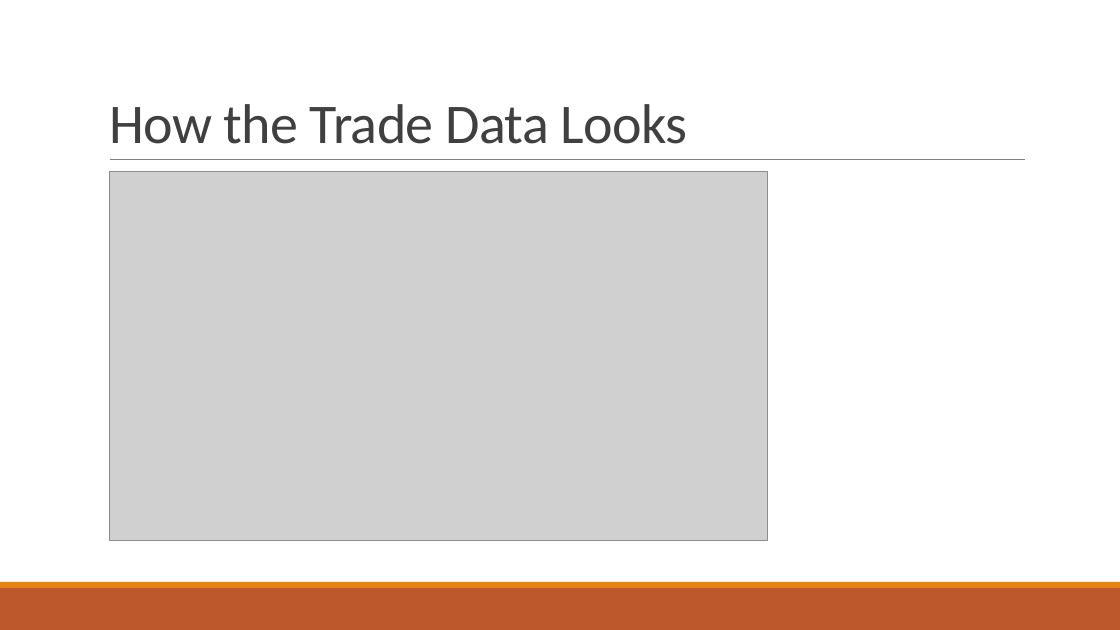
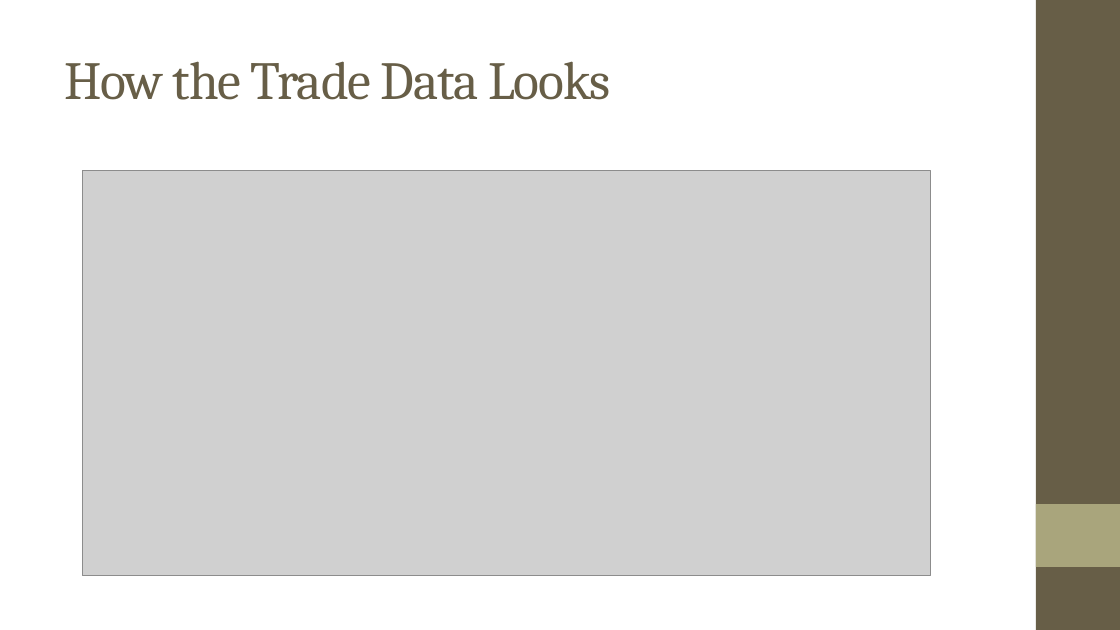
Before and after one commit to ForkedRepositories/Indian-Trade-Data-Analysis-and-Forecasting, a slide deck: slide 5 of Documents/Final Thesis/Indian Trade Analysis and Forecasting.pptx. Drawn at 1120x630 pixels with LibreOffice and Linux fonts; fonts in the diff are those of the drawing; grey boxes stand for pictures; background and template pictures are left out. Boxes give left, top, right and bottom in pixels: in the first picture for what was removed or moved away, otherwise in the second. Text is boxed around its words. In the diff, an @@ line names an element or a change of style, - is before the commit and + after.

```diff
--- a/Documents/Final Thesis/Indian Trade Analysis and Forecasting.pptx
+++ b/Documents/Final Thesis/Indian Trade Analysis and Forecasting.pptx
@@ title "How the Trade Data Looks": place and size @@
-title "How the Trade Data Looks" at [109, 104, 688, 144]
+title "How the Trade Data Looks" at [64, 61, 611, 100]
@@ title "How the Trade Data Looks" at [64, 61, 611, 100]: size 48 to 46 pt, font Calibri to Cambria, text colour #404040 to #675E47, letter spacing -0.5 to -1 pt; line spacing 0.85 to 1; vertical alignment bottom to middle @@
@@ rectangle added at [1036, 0, 1120, 630], fill #675E47 @@
@@ picture: place and size @@
-picture at [109, 171, 767, 541]
+picture at [82, 171, 931, 576]
@@ line removed from (110, 160) to (1026, 160) @@
@@ rectangle added at [1036, 504, 1120, 567], fill #A9A57C @@
@@ rectangle removed at [0, 588, 1120, 630] @@
@@ rectangle removed at [0, 582, 1120, 588] @@
```
Also in this commit, not shown: 10 other slides changed, 7 slides added, 3 slides removed.
